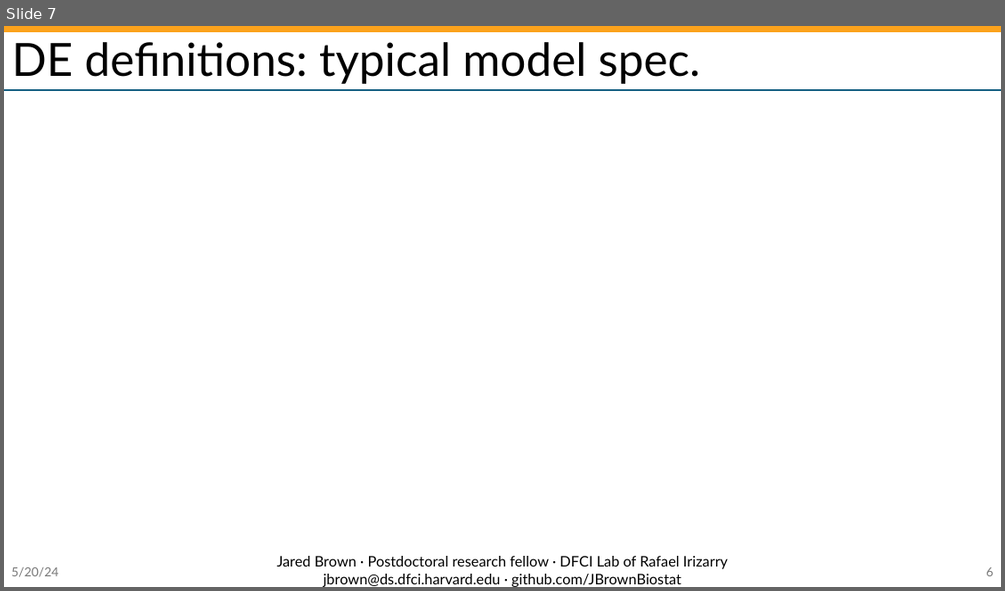
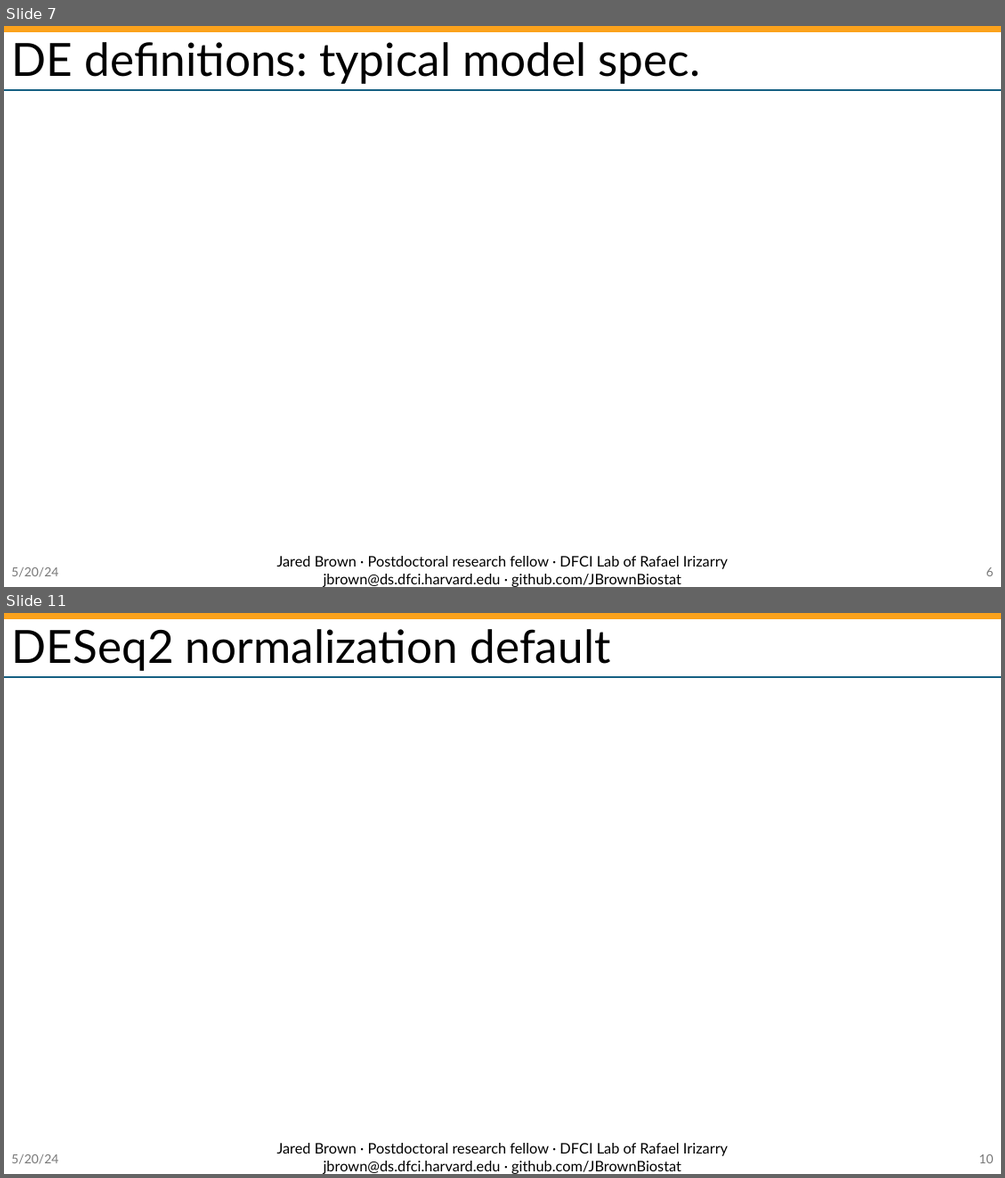
Before and after one commit to JBrownBiostat/DifferentialExpressionTraining_May2024, a slide deck: DeeperDESeqWithShrinkage.pptx. Shown one above the other, each under a label of ours: slide 7 before the commit, slides 7 and 11 after it; the slides between them are not shown. The pictures are 1005x591 and 1005x1178 pixels, drawn with LibreOffice and Linux fonts; fonts in the diff are those of the drawing; grey boxes stand for pictures; background and template pictures are left out. Boxes give left, top, right and bottom in pixels: in the first picture for what was removed or moved away, otherwise in the second. Text is boxed around its words. In the diff, an @@ line names an element or a change of style, - is before the commit and + after.

```diff
--- a/DeeperDESeqWithShrinkage.pptx
+++ b/DeeperDESeqWithShrinkage.pptx
@@ slide 11 added at box(4, 613, 1001, 1174), background #FFFFFF; not listed: 2 template elements that a slide beside it also shows @@
@@ title added at box(12, 629, 610, 671), 44 pt, text #000000 @@
+DESeq2 normalization default
@@ text added at box(277, 1143, 728, 1174), 14 pt, text #000000 @@
+Jared Brown · Postdoctoral research fellow · DFCI Lab of Rafael Irizarry jbrown@ds.dfci.harvard.edu · github.com/JBrownBiostat
@@ text added at box(11, 1154, 58, 1164), 12 pt, text #797979 @@
+5/20/24
@@ page number added at box(979, 1154, 993, 1163), 12 pt, text #797979 @@
+10
```
Also in this commit, not shown: 1 slide changed, 6 other slides added, 2 other files.
